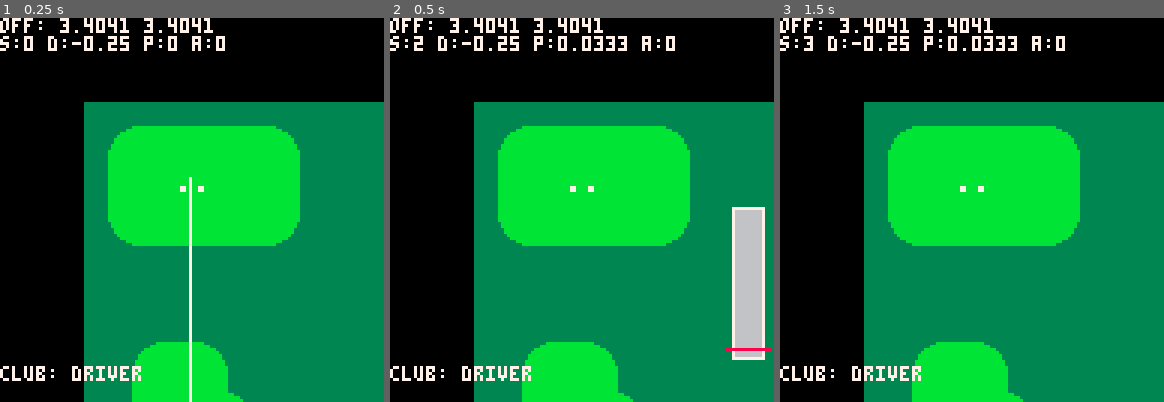
Above: before the commit, frames 1-3 (left to right).
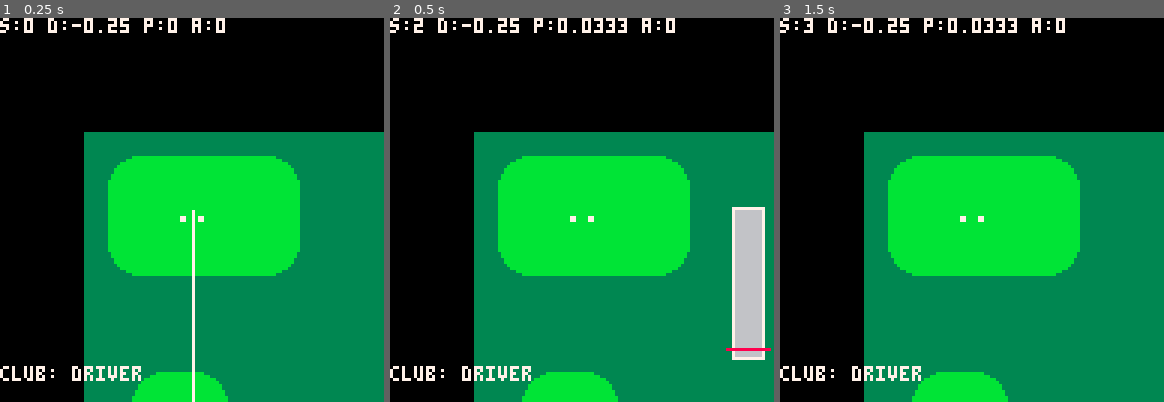
Above: after the commit, the same moments.

Repository: sthilaid/pico-8-carts
Game: PICO-8 cartridge golf.p8
Same seed, same stepped clock (60 frames per second), same inputs: the game is played once before the commit and once after it.
Inputs:
- Up to frame 1 (0.25 s): no input
- Up to frame 2 (0.5 s): tap X (X key) at 0.33 s
- Up to frame 3 (1.5 s): tap O (Z key) at 0.7 s; tap X (X key) at 1.07 s

The runs differ from the first frame. In frame 1, 17% of the frame differs, in the area x 0-100%, y 0-100%; in frame 2, 17%; in frame 3, 17%.

Commit message:
functionning golf zoom

Diff:
--- a/golf.p8
+++ b/golf.p8
@@ -20,6 +20,7 @@
 g_aim_rot_accel = 0.1
 g_power_accel   = 0.5
 g_accuracy_accel= 0.1
+g_zoom_accel    = 0.3
 
 -- stats from https://blog.trackmangolf.com/trackman-average-tour-stats/
 function make_club(name, maxdist, maxheight) return {name=name,maxdist=maxdist,maxheight=maxheight} end
@@ -49,6 +50,9 @@
 g_club_index    = 1
 g_zoom_ratio    = 1.0
 
+g_frame_offset_x = 0
+g_frame_offset_y = 0
+
 -- objets
 function make_course(x0,y0,w,h,world_h)
    return {x0=x0,y0=y0,w=w,h=h,
@@ -96,6 +100,7 @@
 
 function _draw()
    cls()
+   update_frame_offset()
    drawcourse(g_course)
    drawhud()
    drawdebug()
@@ -133,10 +138,15 @@
       local dir = 0
       if (btn(btn_right))   dir = 1
       if (btn(btn_left))    dir = -1
-      if (btnp(btn_up))     g_club_index = clamp(1,#g_clubs, g_club_index-1)
-      if (btnp(btn_down))   g_club_index = clamp(1,#g_clubs, g_club_index+1)
       if dir != 0 then
          g_aim_angle = standardize_angle(g_aim_angle + dir * g_aim_rot_accel * dt)
+      end
+      if btn(btn_o) then
+         if (btn(btn_up))     g_zoom_ratio = clamp(0.1, 3, g_zoom_ratio + g_zoom_accel * dt)
+         if (btn(btn_down))   g_zoom_ratio = clamp(0.1, 3, g_zoom_ratio - g_zoom_accel * dt)
+      else
+         if (btnp(btn_up))    g_club_index = clamp(1,#g_clubs, g_club_index-1)
+         if (btnp(btn_down))  g_club_index = clamp(1,#g_clubs, g_club_index+1)
       end
    elseif g_state == state_swing_power then
       if btn(btn_x) then
@@ -151,26 +161,33 @@
 
 -->8
 -- draw
-function get_camera_map_offset()
-    -- todo add zoom
-   g_zoom_ratio = 1 -- temp
-   local ballPX, ballPY = g_ballx * g_course.worldPixelRatio, g_bally * g_course.worldPixelRatio
-   return (64 - ballPX)/8, (64 - ballPX)/8
-end
+function worldToPixel(x,y)
+   local wx,wy = x * g_course.worldPixelRatio * g_zoom_ratio, y * g_course.worldPixelRatio * g_zoom_ratio
+   return wx,wy
+end
+
+function update_frame_offset()
+   local ballPX, ballPY = worldToPixel(g_ballx,g_bally)
+   g_frame_offset_x, g_frame_offset_y = ballPX - 64, ballPY - 64
+end
+
 function drawcourse(course)
-   local offset_x, offset_y = get_camera_map_offset()
+   local pixelsPerSprite = 8 * g_zoom_ratio
+   local offset_x, offset_y = g_frame_offset_x / pixelsPerSprite, g_frame_offset_y / pixelsPerSprite
+   --local offset_x, offset_y = 0,0
    for y=0,127 do
-      tline(0,y, 127,y, -offset_x, -offset_y+y/8/g_zoom_ratio, 1/8/g_zoom_ratio, 0)
-   end
-   print("off: "..offset_x.." "..offset_y)
+      tline(0,y, 127,y, offset_x, offset_y+y/pixelsPerSprite, 1/pixelsPerSprite, 0)
+   end
 end
 
 function drawhud()
    if g_state == state_idle then
-      local pixeldist = g_clubs[g_club_index].maxdist * g_course.worldPixelRatio
-      local offset_x, offset_y = get_camera_map_offset()
-      local ballx, bally = g_ballx * g_course.worldPixelRatio + offset_x*8, g_bally * g_course.worldPixelRatio + offset_y*8
-      line(ballx, bally, ballx + cos(g_aim_angle) * pixeldist, bally + sin(g_aim_angle) * pixeldist, 7)
+      local pixeldist = g_clubs[g_club_index].maxdist * g_course.worldPixelRatio * g_zoom_ratio
+      --local ballx, bally = worldToPixel(g_ballx, g_bally)
+      --local ballx, bally = g_ballx * g_course.worldPixelRatio + offset_x*8, g_bally * g_course.worldPixelRatio + offset_y*8
+      local x0,y0 = 64, 64
+      local x1,y1 = x0 + cos(g_aim_angle) * pixeldist, y0 + sin(g_aim_angle) * pixeldist
+      line(x0,y0, x1,y1, 7)
 
    elseif g_state == state_swing_power or g_state == state_swing_accuracy then
       local x0,y0,w,h = 115,64,8,48
